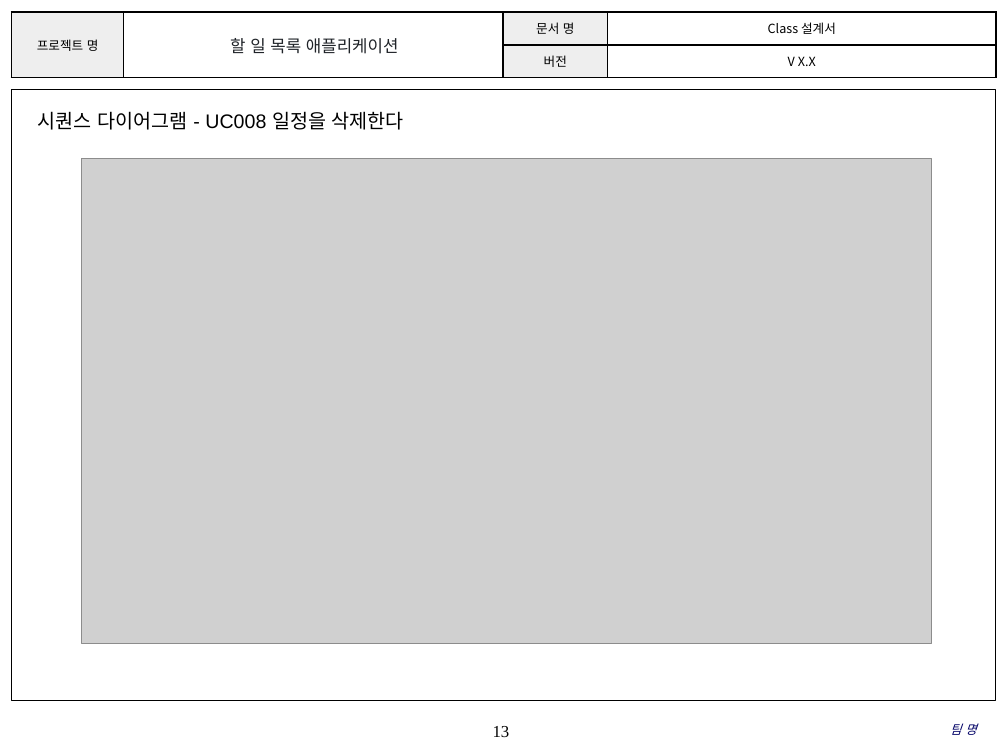
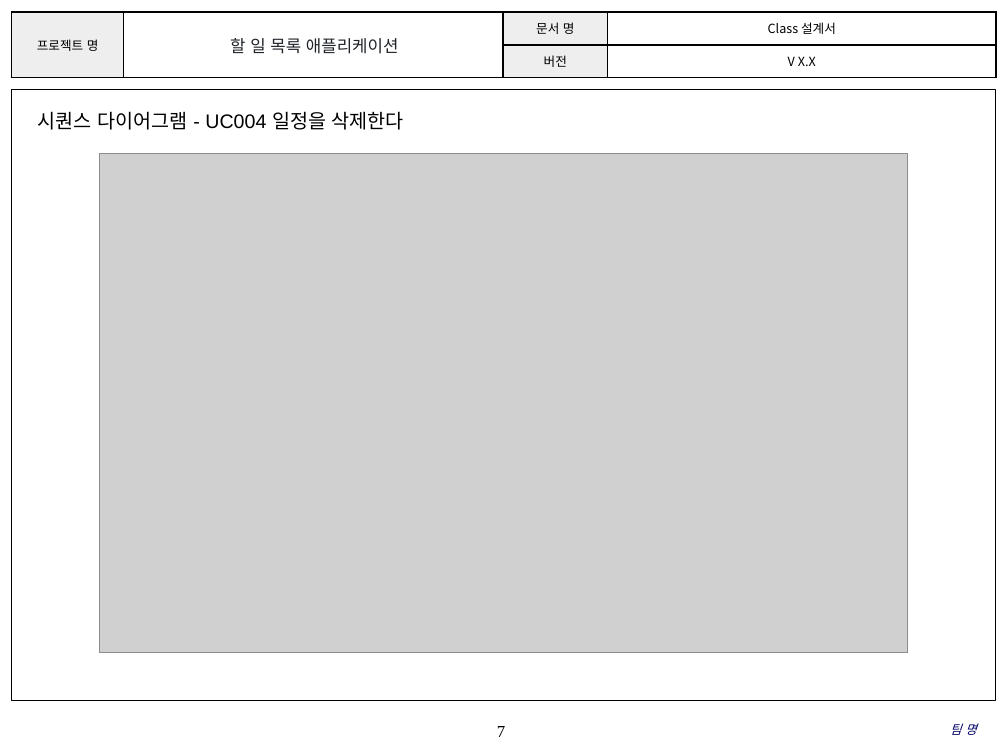
Before and after one commit to 2023-software-engineering/fourplus, a slide deck: slide 7 of ClassDiagram/Class Design_v1.0.1.pptx (slide 13 before the commit). Drawn at 1008x756 pixels with LibreOffice and Linux fonts; fonts in the diff are those of the drawing; grey boxes stand for pictures; background and template pictures are left out. Boxes give left, top, right and bottom in pixels: in the first picture for what was removed or moved away, otherwise in the second. Text is boxed around its words. In the diff, an @@ line names an element or a change of style, - is before the commit and + after.

```diff
--- a/ClassDiagram/Class Design_v1.0.1.pptx
+++ b/ClassDiagram/Class Design_v1.0.1.pptx
@@ text at [38, 111, 404, 130]: text changed @@
-시퀀스 다이어그램 - UC008 일정을 삭제한다
+시퀀스 다이어그램 - UC004 일정을 삭제한다
@@ picture: place and size @@
-picture at [82, 158, 931, 643]
+picture at [100, 154, 908, 653]
@@ page number at [497, 726, 505, 737]: text changed @@
-13
+7
```
Also in this commit, not shown: 5 other slides changed, 11 slides removed, 2 other files.
